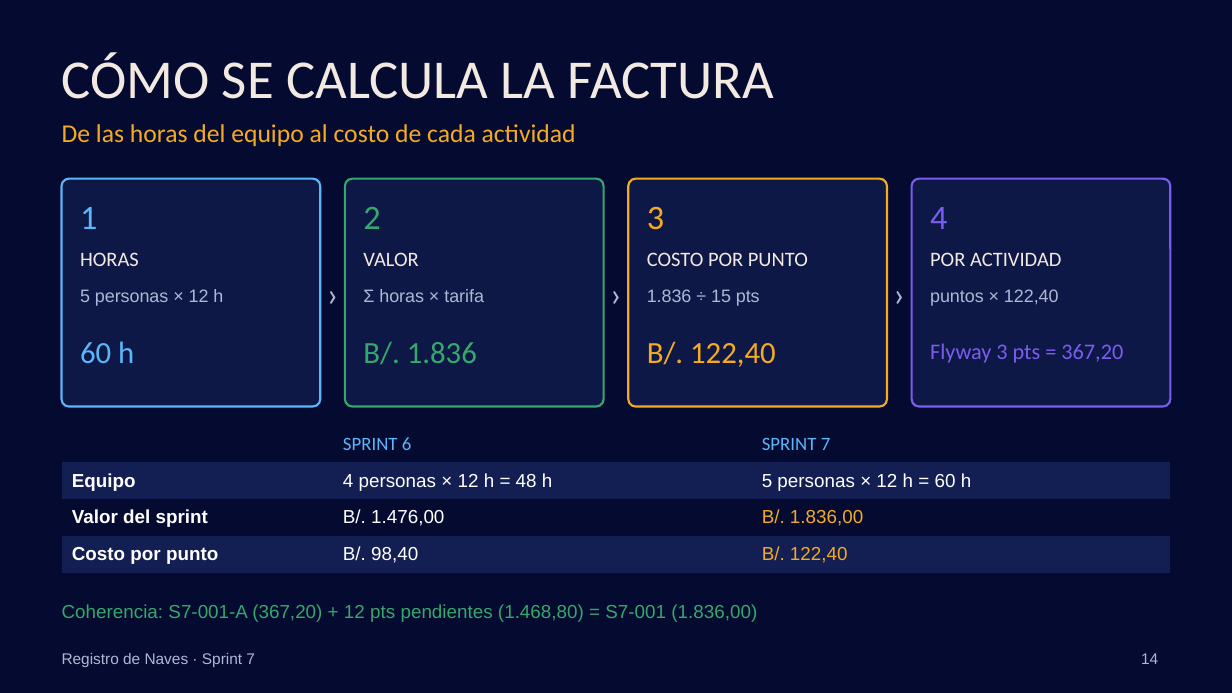
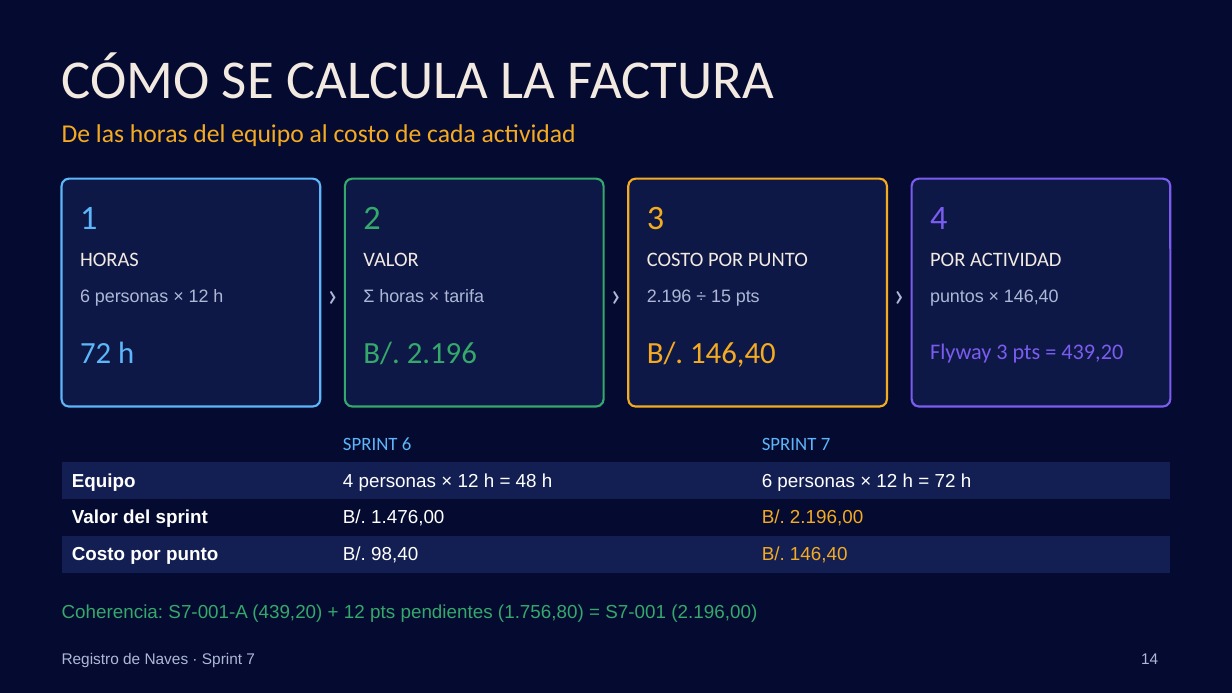
Before and after one commit to torres-martin/registro-maritimo-digital, a slide deck: slide 14 of docs/Sprint7-RegistroNaves.pptx. Drawn at 1232x693 pixels with LibreOffice and Linux fonts; fonts in the diff are those of the drawing; background and template pictures are left out. Boxes give left, top, right and bottom in pixels: in the first picture for what was removed or moved away, otherwise in the second. Text is boxed around its words. In the diff, an @@ line names an element or a change of style, - is before the commit and + after.

```diff
--- a/docs/Sprint7-RegistroNaves.pptx
+++ b/docs/Sprint7-RegistroNaves.pptx
@@ text at bbox=[647, 289, 760, 306]: text changed @@
-1.836 ÷ 15 pts
+2.196 ÷ 15 pts
@@ text at bbox=[930, 289, 1059, 306]: text changed @@
-puntos × 122,40
+puntos × 146,40
@@ text at bbox=[80, 341, 134, 363]: text changed @@
-60 h
+72 h
@@ text at bbox=[363, 341, 477, 365]: text changed @@
-B/. 1.836
+B/. 2.196
@@ text at bbox=[647, 341, 776, 367]: text changed @@
-B/. 122,40
+B/. 146,40
@@ text at bbox=[930, 343, 1123, 363]: text changed @@
-Flyway 3 pts = 367,20
+Flyway 3 pts = 439,20
@@ table at bbox=[62, 425, 1170, 568] @@
-row 2, column 3: 5 personas × 12 h = 60 h
+row 2, column 3: 6 personas × 12 h = 72 h
-row 3, column 3: B/. 1.836,00
+row 3, column 3: B/. 2.196,00
-row 4, column 3: B/. 122,40
+row 4, column 3: B/. 146,40
@@ text at bbox=[62, 604, 757, 622]: text changed @@
-Coherencia: S7-001-A (367,20) + 12 pts pendientes (1.468,80) = S7-001 (1.836,00)
+Coherencia: S7-001-A (439,20) + 12 pts pendientes (1.756,80) = S7-001 (2.196,00)
```
Also in this commit, not shown: 5 other slides changed, 1 slide added, 5 other files.
